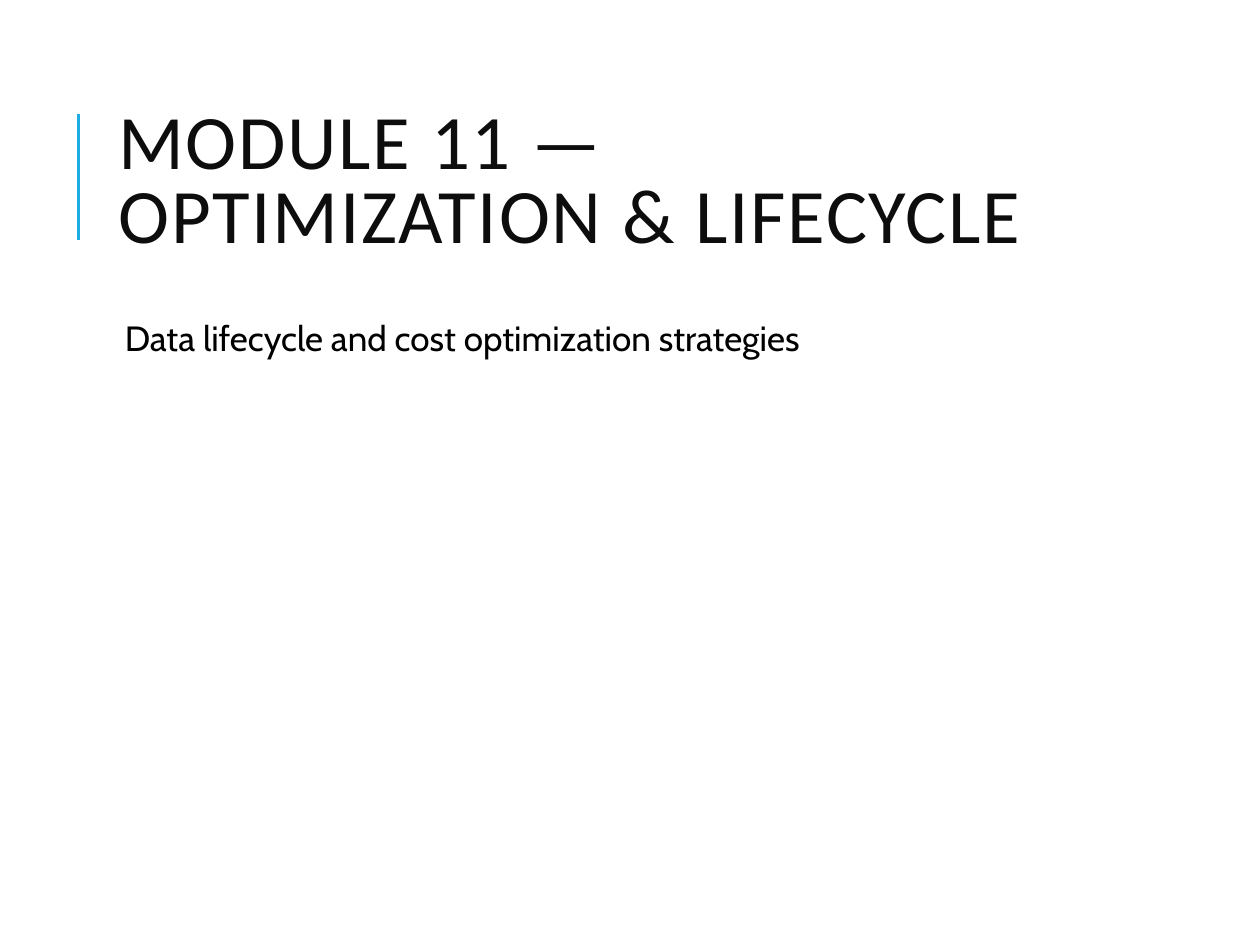
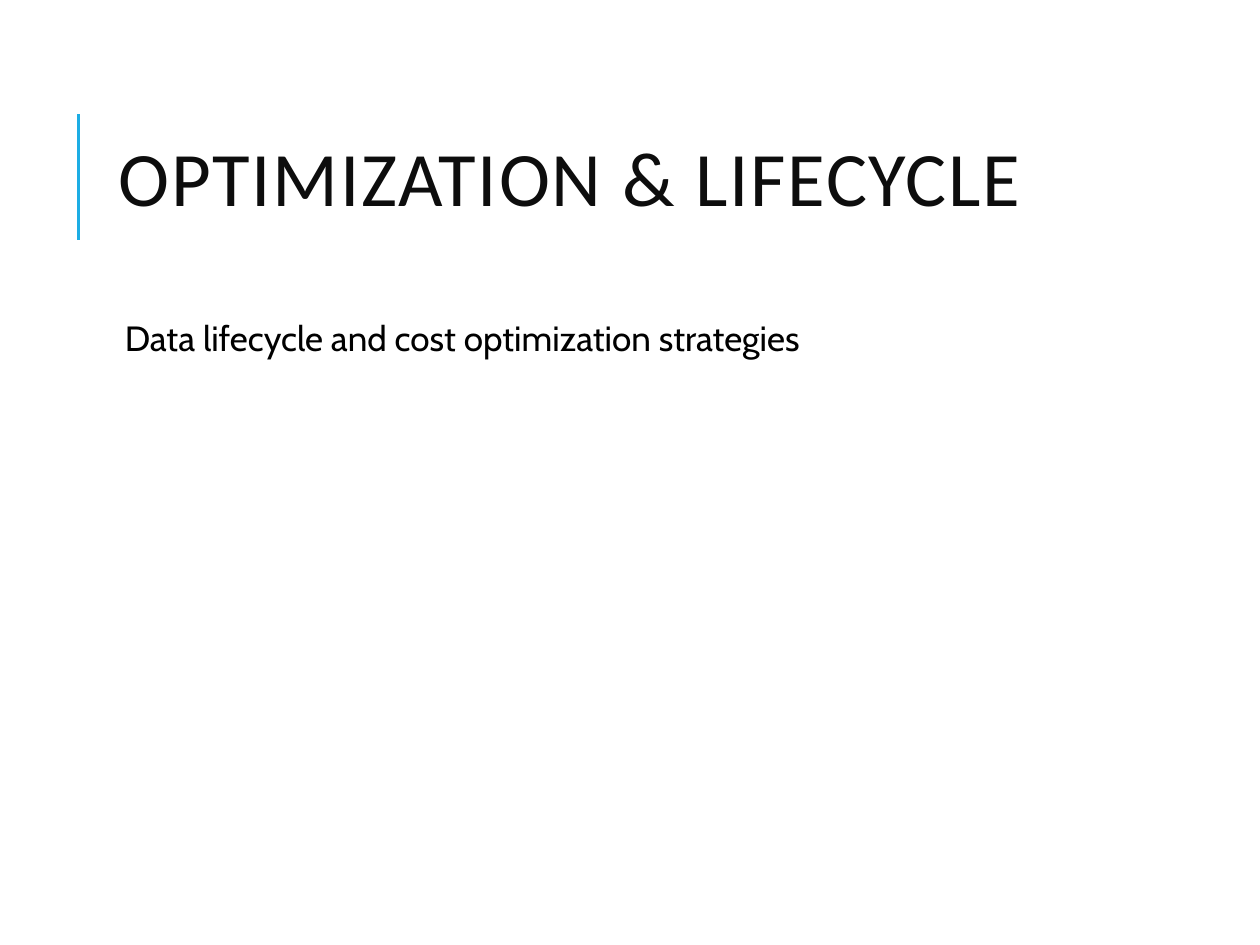
Before and after one commit to vikash-verma-profile/DE-Sig-March-2026, a slide deck: slide 8 of Week-2/Day-1/Azure_Data_Engineering_Modules_10_13.pptx. Drawn at 1260x945 pixels with LibreOffice and Linux fonts; fonts in the diff are those of the drawing. Boxes give left, top, right and bottom in pixels: in the first picture for what was removed or moved away, otherwise in the second. Text is boxed around its words. In the diff, an @@ line names an element or a change of style, - is before the commit and + after.

```diff
--- a/Week-2/Day-1/Azure_Data_Engineering_Modules_10_13.pptx
+++ b/Week-2/Day-1/Azure_Data_Engineering_Modules_10_13.pptx
@@ title at (x1=118, y1=156, x2=1019, y2=207): text changed @@
-MODULE 11 — OPTIMIZATION & LIFECYCLE
+OPTIMIZATION & LIFECYCLE
```
Also in this commit, not shown: 1 other slide changed, 20 other files.
